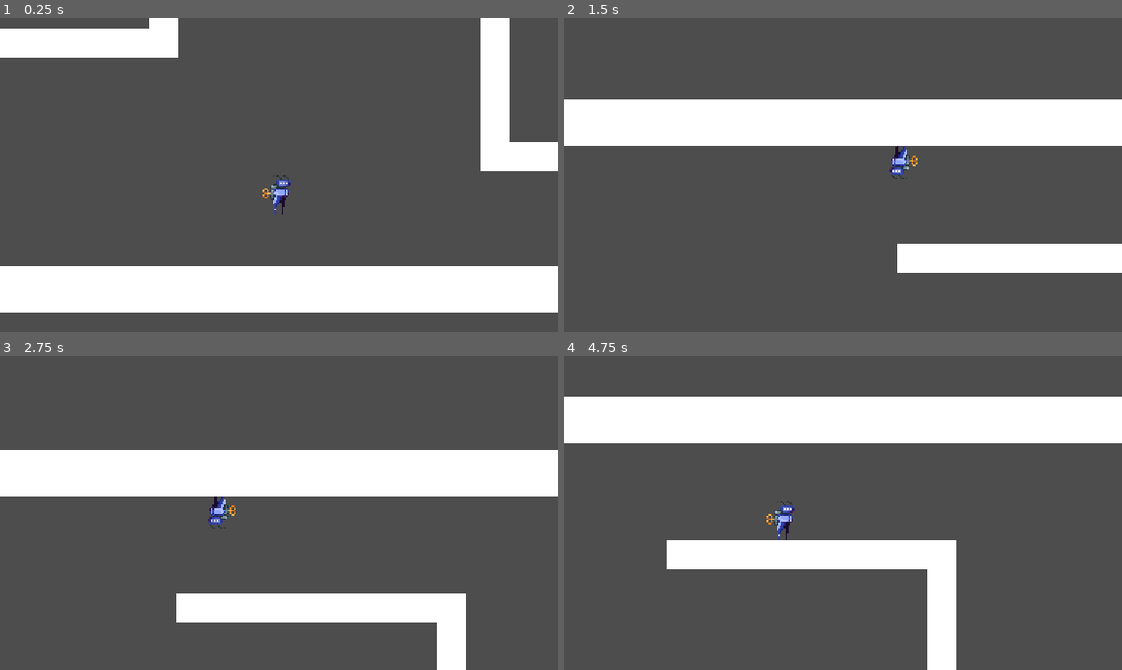
Above: before the commit, frames 1-4 (two rows, left to right).
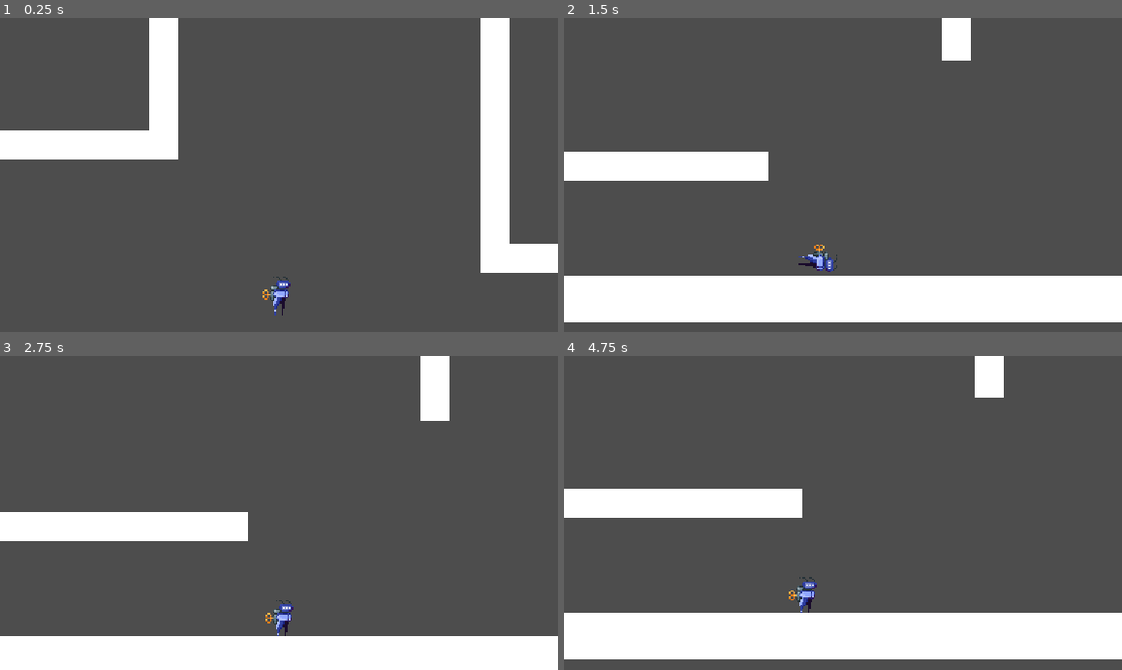
Above: after the commit, the same moments.

Repository: DevKinantan/BossRush_2024
Game: Godot game, scene res://scenes/levels/test_level.tscn
The game is run twice, just before and just after one commit, with the same random seed, the same clock (stepped at 60 frames per second) and the same inputs. The project has no main scene, so this scene is started directly.
Inputs:
- Up to frame 1 (0.25 s): no input
- Up to frame 2 (1.5 s): tap Enter (ui_accept) at 0.5, 0.77 s; hold E (ui_interact, bound only before the commit) 0.53-1.28 s; hold Right (ui_right) from 0.53 s (still down); tap Q (ui_rotate_gravity_-90, bound only after the commit) at 0.8, 1.35 s
- Up to frame 3 (2.75 s): tap Enter (ui_accept) at 1.52 s; tap E (ui_interact, bound only before the commit) at 1.55 s; release Right (ui_right) at 2.03 s; hold Left (ui_left) from 2.03 s (still down); hold E (ui_interact, bound only before the commit) from 2.03 s (still down); tap Q (ui_rotate_gravity_-90, bound only after the commit) at 2.3 s
- Up to frame 4 (4.75 s): release Left (ui_left) at 2.78 s; release E (ui_interact, bound only before the commit) at 2.78 s; hold Right (ui_right) 2.78-4.28 s; tap Q (ui_rotate_gravity_-90, bound only after the commit) at 2.85, 3.8, 4.35 s; tap Enter (ui_accept) at 3.02, 3.77, 4.52 s; tap E (ui_interact, bound only before the commit) at 3.05, 4.55 s; hold E (ui_interact, bound only before the commit) 3.53-4.28 s; hold Left (ui_left) from 4.28 s (still down)

The runs differ from the first frame. In frame 1, 24% of the frame differs, in the area x 0-100%, y 3-95%; in frame 2, 38%; in frame 3, 35%; in frame 4, 40%, in the area x 0-100%, y 0-100%.

Commit message:
add gravity rotate and camera tweening

Diff:
--- a/project.godot
+++ b/project.godot
@@ -38,9 +38,30 @@
 , Object(InputEventKey,"resource_local_to_scene":false,"resource_name":"","device":-1,"window_id":0,"alt_pressed":false,"shift_pressed":false,"ctrl_pressed":false,"meta_pressed":false,"pressed":false,"keycode":0,"physical_keycode":68,"key_label":0,"unicode":100,"echo":false,"script":null)
 ]
 }
-ui_interact={
+ui_up={
+"deadzone": 0.5,
+"events": [Object(InputEventKey,"resource_local_to_scene":false,"resource_name":"","device":0,"window_id":0,"alt_pressed":false,"shift_pressed":false,"ctrl_pressed":false,"meta_pressed":false,"pressed":false,"keycode":4194320,"physical_keycode":0,"key_label":0,"unicode":0,"echo":false,"script":null)
+, Object(InputEventJoypadButton,"resource_local_to_scene":false,"resource_name":"","device":0,"button_index":11,"pressure":0.0,"pressed":false,"script":null)
+, Object(InputEventJoypadMotion,"resource_local_to_scene":false,"resource_name":"","device":0,"axis":1,"axis_value":-1.0,"script":null)
+, Object(InputEventKey,"resource_local_to_scene":false,"resource_name":"","device":-1,"window_id":0,"alt_pressed":false,"shift_pressed":false,"ctrl_pressed":false,"meta_pressed":false,"pressed":false,"keycode":0,"physical_keycode":87,"key_label":0,"unicode":119,"echo":false,"script":null)
+]
+}
+ui_down={
+"deadzone": 0.5,
+"events": [Object(InputEventKey,"resource_local_to_scene":false,"resource_name":"","device":0,"window_id":0,"alt_pressed":false,"shift_pressed":false,"ctrl_pressed":false,"meta_pressed":false,"pressed":false,"keycode":4194322,"physical_keycode":0,"key_label":0,"unicode":0,"echo":false,"script":null)
+, Object(InputEventJoypadButton,"resource_local_to_scene":false,"resource_name":"","device":0,"button_index":12,"pressure":0.0,"pressed":false,"script":null)
+, Object(InputEventJoypadMotion,"resource_local_to_scene":false,"resource_name":"","device":0,"axis":1,"axis_value":1.0,"script":null)
+, Object(InputEventKey,"resource_local_to_scene":false,"resource_name":"","device":-1,"window_id":0,"alt_pressed":false,"shift_pressed":false,"ctrl_pressed":false,"meta_pressed":false,"pressed":false,"keycode":0,"physical_keycode":83,"key_label":0,"unicode":115,"echo":false,"script":null)
+]
+}
+ui_rotate_gravity_90={
 "deadzone": 0.5,
 "events": [Object(InputEventKey,"resource_local_to_scene":false,"resource_name":"","device":-1,"window_id":0,"alt_pressed":false,"shift_pressed":false,"ctrl_pressed":false,"meta_pressed":false,"pressed":false,"keycode":0,"physical_keycode":69,"key_label":0,"unicode":101,"echo":false,"script":null)
+]
+}
+ui_rotate_gravity_-90={
+"deadzone": 0.5,
+"events": [Object(InputEventKey,"resource_local_to_scene":false,"resource_name":"","device":-1,"window_id":0,"alt_pressed":false,"shift_pressed":false,"ctrl_pressed":false,"meta_pressed":false,"pressed":false,"keycode":0,"physical_keycode":81,"key_label":0,"unicode":113,"echo":false,"script":null)
 ]
 }
 
--- a/scenes/levels/test_level.tscn
+++ b/scenes/levels/test_level.tscn
@@ -1,6 +1,7 @@
-[gd_scene load_steps=6 format=3 uid="uid://cn453nivl717n"]
+[gd_scene load_steps=7 format=3 uid="uid://cn453nivl717n"]
 
 [ext_resource type="PackedScene" uid="uid://dree0fqsr8bo0" path="res://scenes/player/player.tscn" id="1_w1fdc"]
+[ext_resource type="Script" path="res://scripts/PlayerCamera.gd" id="2_kkvat"]
 
 [sub_resource type="RectangleShape2D" id="RectangleShape2D_1xxoo"]
 size = Vector2(1165, 25)
@@ -19,10 +20,12 @@
 [node name="Player" parent="." instance=ExtResource("1_w1fdc")]
 position = Vector2(549, 552)
 
-[node name="Camera2D" type="Camera2D" parent="Player"]
+[node name="PlayerCamera" type="Camera2D" parent="Player"]
+offset = Vector2(0, -80)
 zoom = Vector2(1.5, 1.5)
 position_smoothing_enabled = true
-position_smoothing_speed = 10.0
+position_smoothing_speed = 30.0
+script = ExtResource("2_kkvat")
 
 [node name="Bot" type="StaticBody2D" parent="."]
 position = Vector2(574, 648)
@@ -174,3 +177,5 @@
 [node name="CollisionShape2D2" type="CollisionShape2D" parent="Siku4"]
 position = Vector2(-40, 90)
 shape = SubResource("RectangleShape2D_4oe8v")
+
+[connection signal="gravity_direction_changed" from="Player" to="Player/PlayerCamera" method="_on_player_gravity_direction_changed"]
--- a/scripts/Player.gd
+++ b/scripts/Player.gd
@@ -1,11 +1,13 @@
 class_name Player extends CharacterBody2D
+
+signal gravity_direction_changed(gravity_direction)
 
 
 const SPEED = 500.0
 const JUMP_VELOCITY = -400.0
 
 var gravity = ProjectSettings.get_setting("physics/2d/default_gravity")
-var gravity_direction = Vector2(0, 1)
+@export var gravity_direction = Vector2(0, 1)
 
 
 enum PlayerState {
@@ -14,6 +16,17 @@
 	JUMP,
 	ATTACK,
 }
+
+
+func rotate_gravity(angle_degree:float):
+	var current_gravity_angle =  Vector2.ZERO.angle_to_point(gravity_direction)
+	current_gravity_angle += deg_to_rad(angle_degree)
+	gravity_direction = Vector2(round(cos(current_gravity_angle)), round(sin(current_gravity_angle)))
+	up_direction = gravity_direction * -1
+
+	emit_signal("gravity_direction_changed", gravity_direction)
+
+	return current_gravity_angle
 
 
 func _jump_state():
@@ -31,18 +44,27 @@
 
 	# Get the input direction and handle the movement/deceleration.
 	# As good practice, you should replace UI actions with custom gameplay actions.
-	var direction = Input.get_axis("ui_left", "ui_right")
-	if direction:
-		velocity.x = direction * SPEED
-	else:
-		velocity.x = move_toward(velocity.x, 0, SPEED/2)
+	#print(round(gravity_direction.x), " ", round(gravity_direction.y))
+	if not gravity_direction.x:
+		var direction = Input.get_axis("ui_left", "ui_right")
+		if direction:
+			velocity.x = direction * SPEED
+		else:
+			velocity.x = move_toward(velocity.x, 0, SPEED)
+
+	elif not gravity_direction.y:
+		var direction = Input.get_axis("ui_up", "ui_down")
+		if direction:
+			velocity.y = direction * SPEED
+		else:
+			velocity.y = move_toward(velocity.y, 0, SPEED)
 
 	move_and_slide()
 
 
 func _input(event):
-	if event.is_action_pressed("ui_interact"):
-		gravity_direction *= -1
-		up_direction = gravity_direction * -1
+	if event.is_action_pressed("ui_rotate_gravity_90"):
+		rotation_degrees = rad_to_deg(rotate_gravity(-90)) - 90
 
-		rotation_degrees = rad_to_deg(Vector2.ZERO.angle_to_point(gravity_direction)) - 90
+	elif event.is_action_pressed("ui_rotate_gravity_-90"):
+		rotation_degrees = rad_to_deg(rotate_gravity(90)) - 90
--- /dev/null
+++ b/scripts/PlayerCamera.gd
@@ -0,0 +1,14 @@
+extends Camera2D
+
+
+const Y_OFFSET = 80
+const X_OFFSET = 80
+
+
+func _on_player_gravity_direction_changed(gravity_direction):
+	var tween = create_tween()
+	if gravity_direction == Vector2.DOWN or gravity_direction == Vector2.UP:
+		tween.tween_property(self, "offset", Vector2(0, Y_OFFSET * -gravity_direction.y), 0.5)
+
+	if gravity_direction == Vector2.LEFT or gravity_direction == Vector2.RIGHT:
+		tween.tween_property(self, "offset", Vector2(X_OFFSET * -gravity_direction.x, 0), 0.5)
